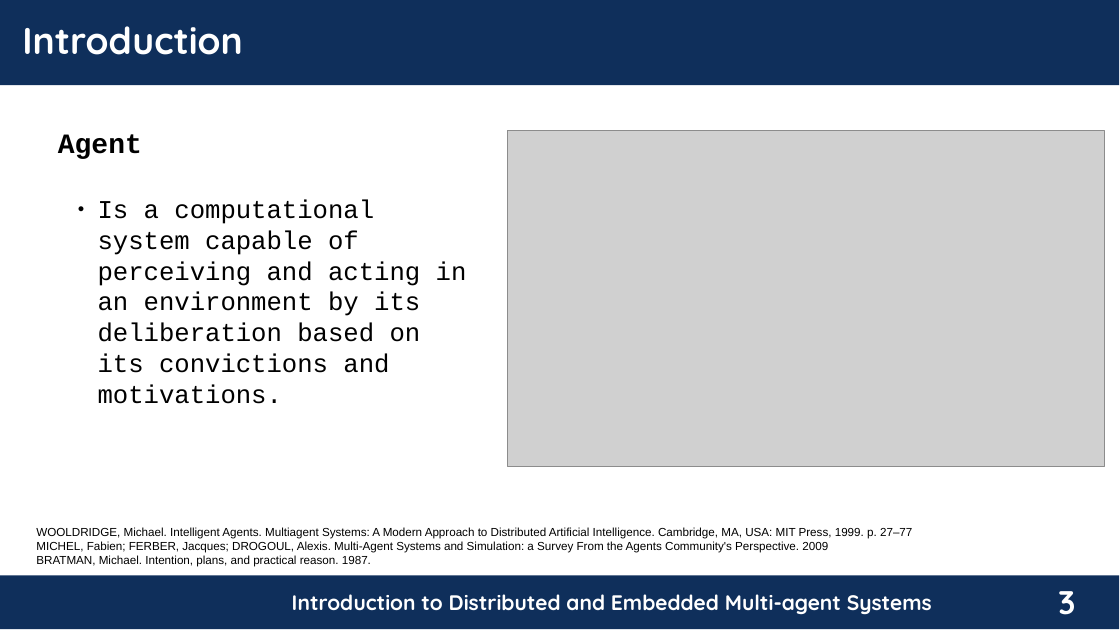
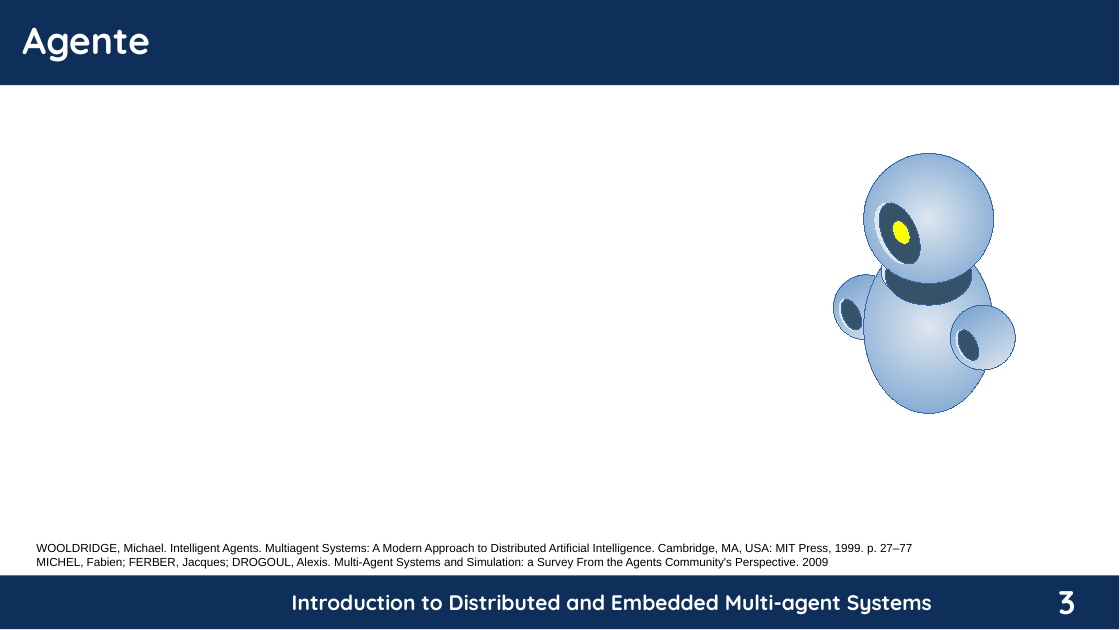
Before and after one commit to chon-group/distributedAndEmbeddedAI, a slide deck: slide 3 of course/02-TheAgentOrientedApproach/TheAgentOrientedApproach_20240217.pptx. Drawn at 1120x630 pixels with LibreOffice and Linux fonts; fonts in the diff are those of the drawing; grey boxes stand for pictures; background and template pictures are left out. Boxes give left, top, right and bottom in pixels: in the first picture for what was removed or moved away, otherwise in the second. Text is boxed around its words. In the diff, an @@ line names an element or a change of style, - is before the commit and + after.

```diff
--- a/course/02-TheAgentOrientedApproach/TheAgentOrientedApproach_20240217.pptx
+++ b/course/02-TheAgentOrientedApproach/TheAgentOrientedApproach_20240217.pptx
@@ text at <box>22,27,149,62</box>: text changed @@
-Introduction
+Agente
@@ text removed at <box>58,134,467,404</box> @@
-Agent
-  ● Is a computational system capable of perceiving and acting in an environment by its deliberation based on its convictions and motivations.
@@ picture removed at <box>507,130,1104,466</box> @@
@@ group added at <box>833,154,1015,413</box>: 13 ellipses @@
@@ text "WOOLDRIDGE, Michael. Intelligent Agents. Multiagent ...": place and size @@
-text "WOOLDRIDGE, Michael. Intelligent Agents. Multiagent ..." at <box>36,527,912,567</box>
+text "WOOLDRIDGE, Michael. Intelligent Agents. Multiagent ..." at <box>36,543,912,569</box>
@@ text at <box>36,555,371,567</box>: paragraph removed @@
-BRATMAN, Michael. Intention, plans, and practical reason. 1987.
```
Also in this commit, not shown: 6 other slides changed, 79 slides added, 7 slides removed.
